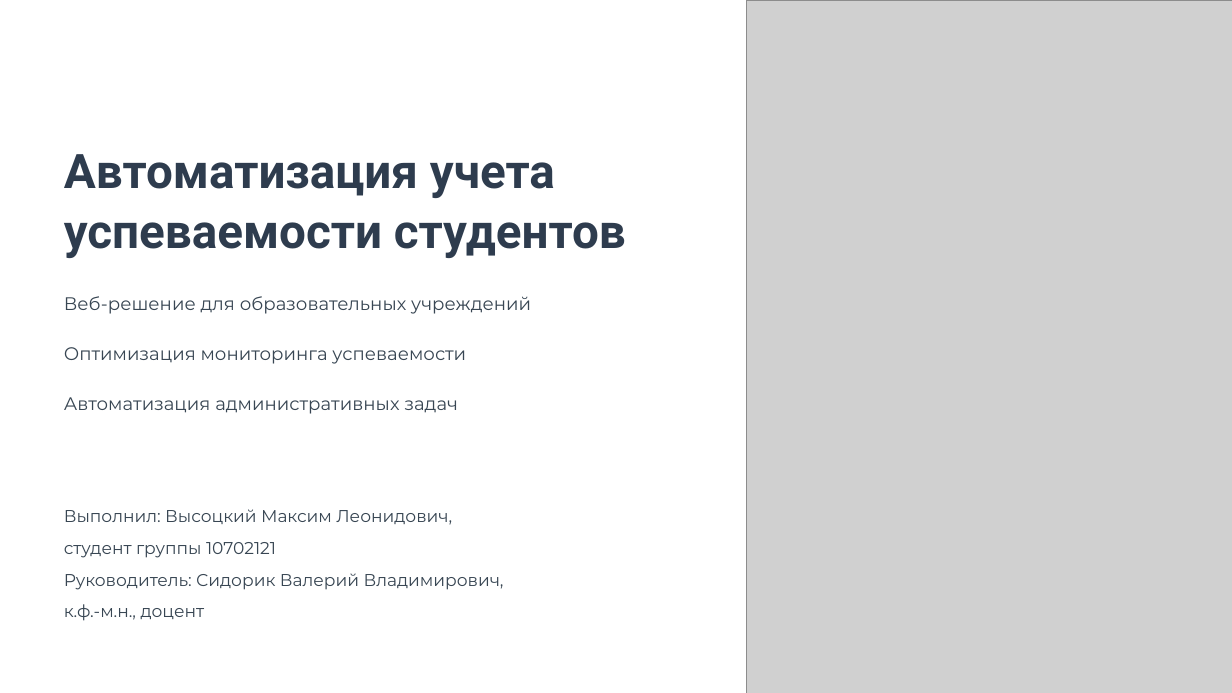
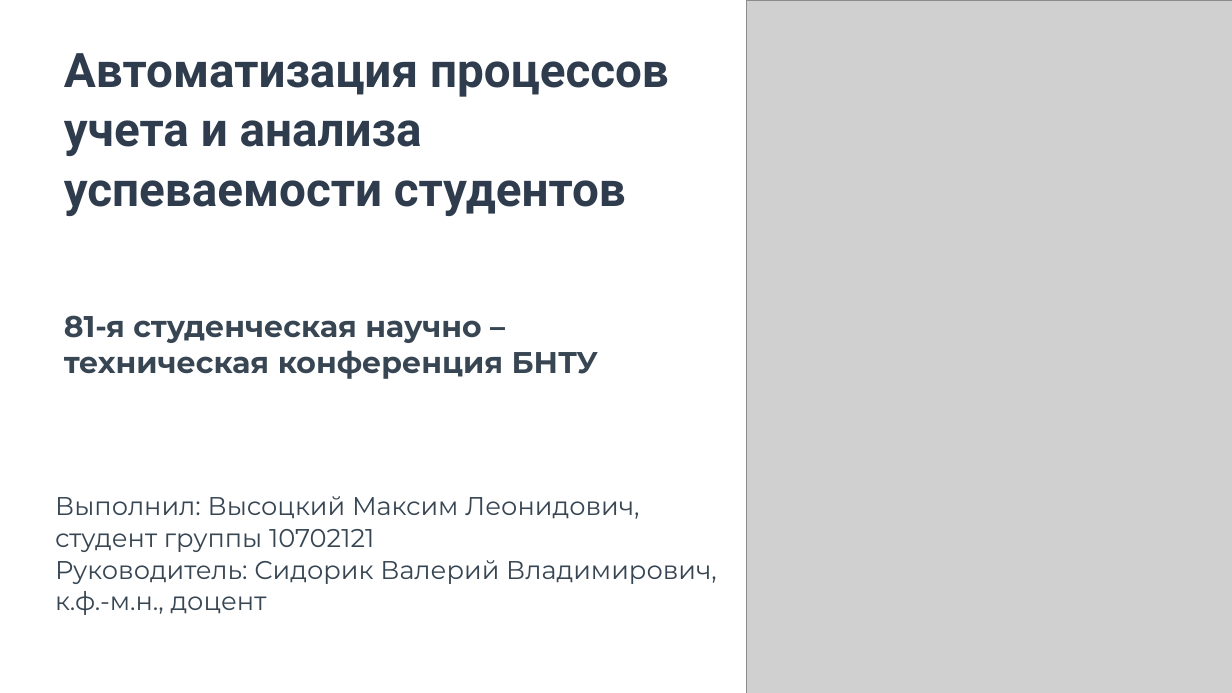
Before and after one commit to dizmortus/PerformanceAccounting, a slide deck: slide 1 of файлы/Высоцкий.pptx. Drawn at 1232x693 pixels with LibreOffice and Linux fonts; fonts in the diff are those of the drawing; grey boxes stand for pictures; background and template pictures are left out. Boxes give left, top, right and bottom in pixels: in the first picture for what was removed or moved away, otherwise in the second. Text is boxed around its words. In the diff, an @@ line names an element or a change of style, - is before the commit and + after.

```diff
--- a/файлы/Высоцкий.pptx
+++ b/файлы/Высоцкий.pptx
@@ text at <box>64,53,669,216</box>: text changed @@
-Автоматизация учета успеваемости студентов
+Автоматизация процессов учета и анализа успеваемости студентов
@@ text at <box>64,315,598,379</box>: text changed; size 17 to 28 pt; bold on @@
-Веб-решение для образовательных учреждений
+81-я студенческая научно –
+техническая конференция БНТУ
@@ text removed at <box>64,347,466,364</box> @@
-Оптимизация мониторинга успеваемости
@@ text removed at <box>64,397,458,414</box> @@
-Автоматизация административных задач
@@ text "Выполнил: Высоцкий Максим Леонидович,": place and size @@
-text "Выполнил: Высоцкий Максим Леонидович," at <box>64,509,504,621</box>
+text "Выполнил: Высоцкий Максим Леонидович," at <box>55,496,717,615</box>
@@ text "Выполнил: Высоцкий Максим Леонидович," at <box>55,496,717,615</box>: size 16 to 24 pt @@
```
Also in this commit, not shown: 6 other slides changed, 3 slides added, 2 slides removed, 6 other files.
